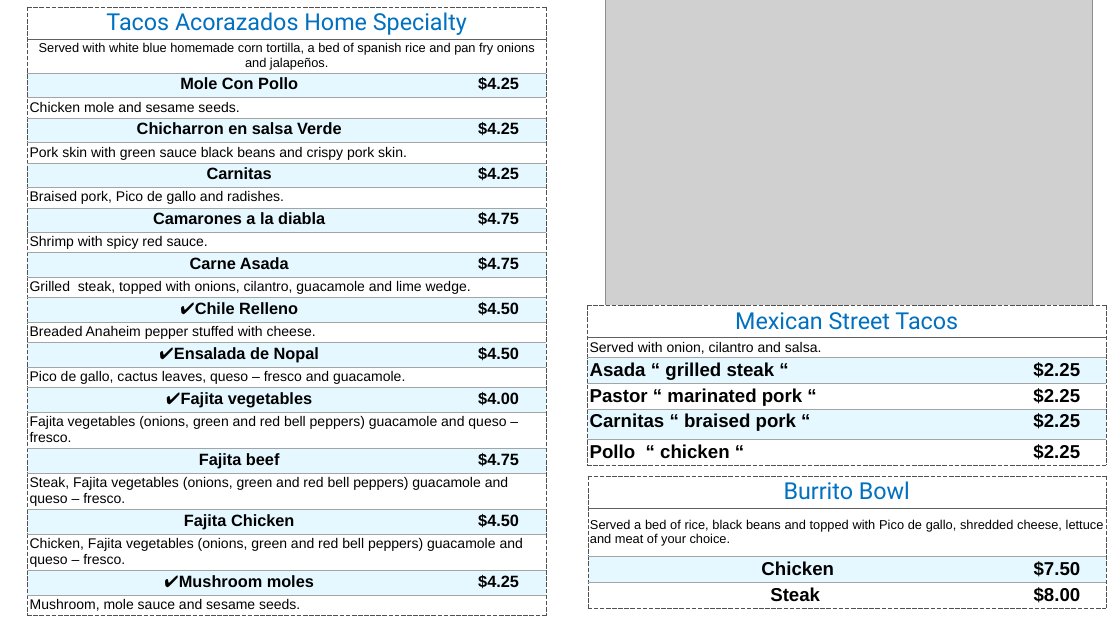
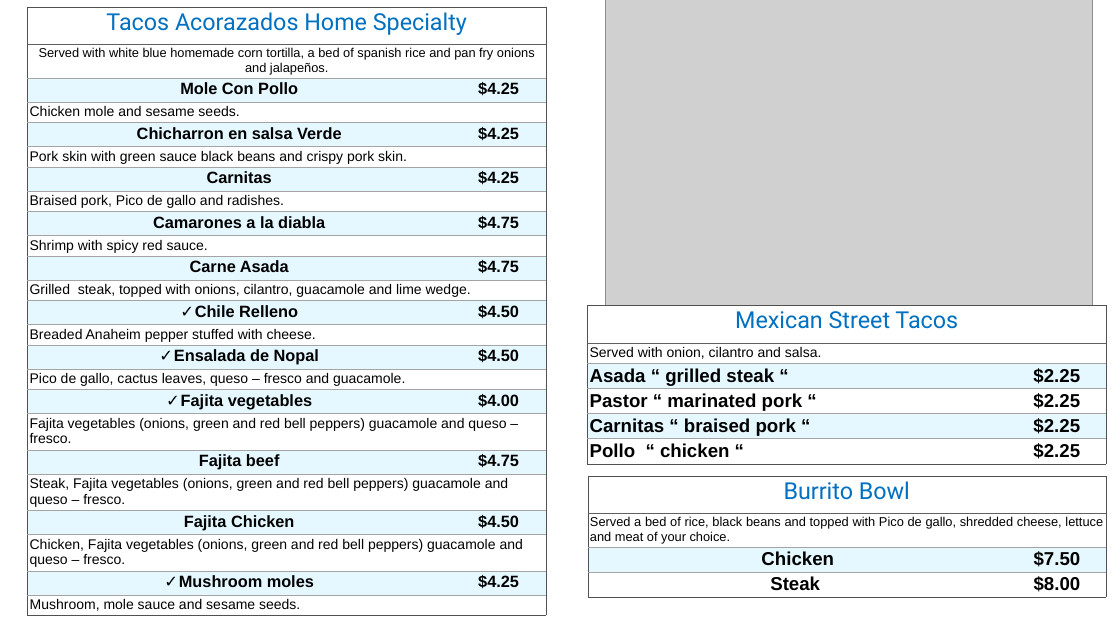
Before and after one commit to alectramell/bluecorn, a slide deck: slide 1 of tv-menuBU.pptx. Drawn at 1120x630 pixels with LibreOffice and Linux fonts; fonts in the diff are those of the drawing; grey boxes stand for pictures; background and template pictures are left out. Boxes give left, top, right and bottom in pixels: in the first picture for what was removed or moved away, otherwise in the second. Text is boxed around its words. In the diff, an @@ line names an element or a change of style, - is before the commit and + after.

```diff
--- a/tv-menuBU.pptx
+++ b/tv-menuBU.pptx
@@ table at [27, 7, 546, 615] @@
@@ bullet ✔️ to ✓ @@
@@ borders changed @@
@@ table at [587, 305, 1106, 463] @@
@@ borders changed @@
@@ table at [588, 476, 1106, 601] @@
@@ borders changed @@
```
Also in this commit, not shown: 1 other slide changed.
